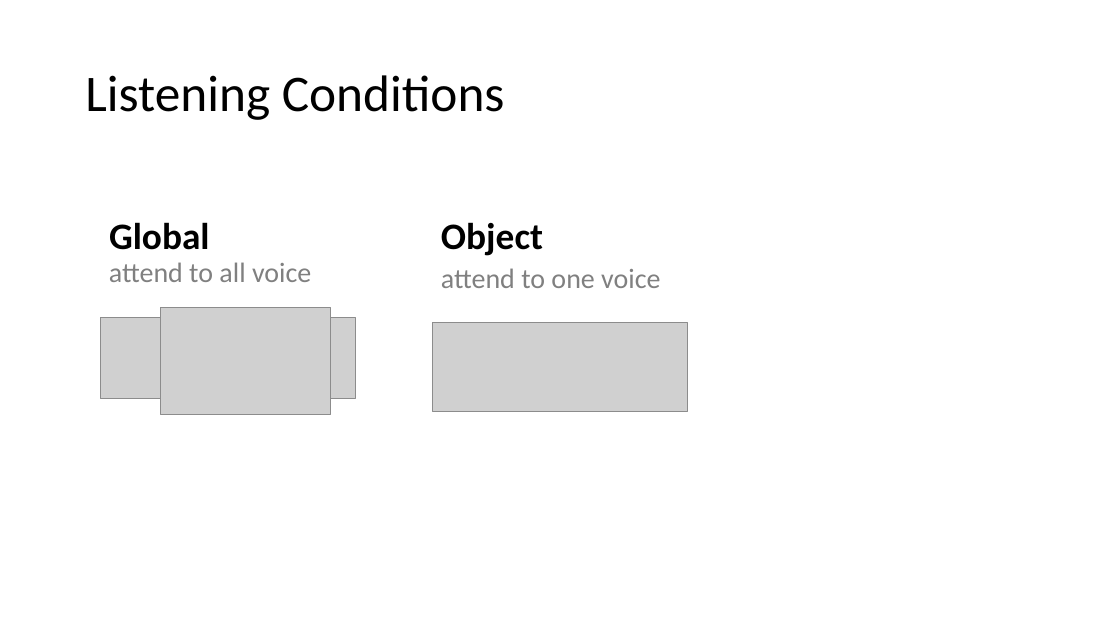
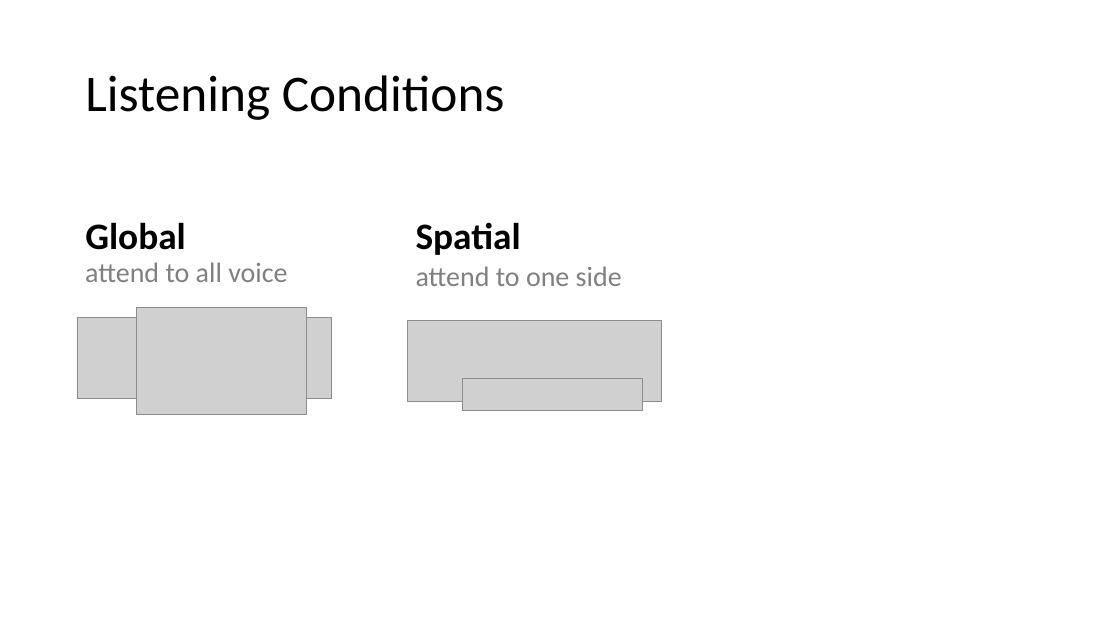
Before and after one commit to haberdashPI/german_track, a slide deck: slide 21 of presentations/ARO_2021/adapting_auditory_attention.pptx (slide 18 before the commit). Drawn at 1120x630 pixels with LibreOffice and Linux fonts; fonts in the diff are those of the drawing; grey boxes stand for pictures. Boxes give left, top, right and bottom in pixels: in the first picture for what was removed or moved away, otherwise in the second. Text is boxed around its words. In the diff, an @@ line names an element or a change of style, - is before the commit and + after.

Commit message:
wip: revised slides

```diff
--- a/presentations/ARO_2021/adapting_auditory_attention.pptx
+++ b/presentations/ARO_2021/adapting_auditory_attention.pptx
@@ text added at (416,222,521,255), 32 pt, text #000000, bold @@
+Spatial
@@ text removed at (441,222,543,256) @@
-Object
@@ text at (416,266,622,286): text changed @@
-attend to one voice
+attend to one side
@@ 2 pictures, 2 texts: place and size @@
-2 pictures, 2 texts at (101,222,355,414)
+2 pictures, 2 texts at (77,222,332,414)
@@ picture: place and size @@
-picture at (433,323,687,411)
+picture at (408,320,662,402)
@@ picture added at (462,378,643,410) @@
```
Also in this commit, not shown: 16 other slides changed, 3 slides added, 21 slides removed.
